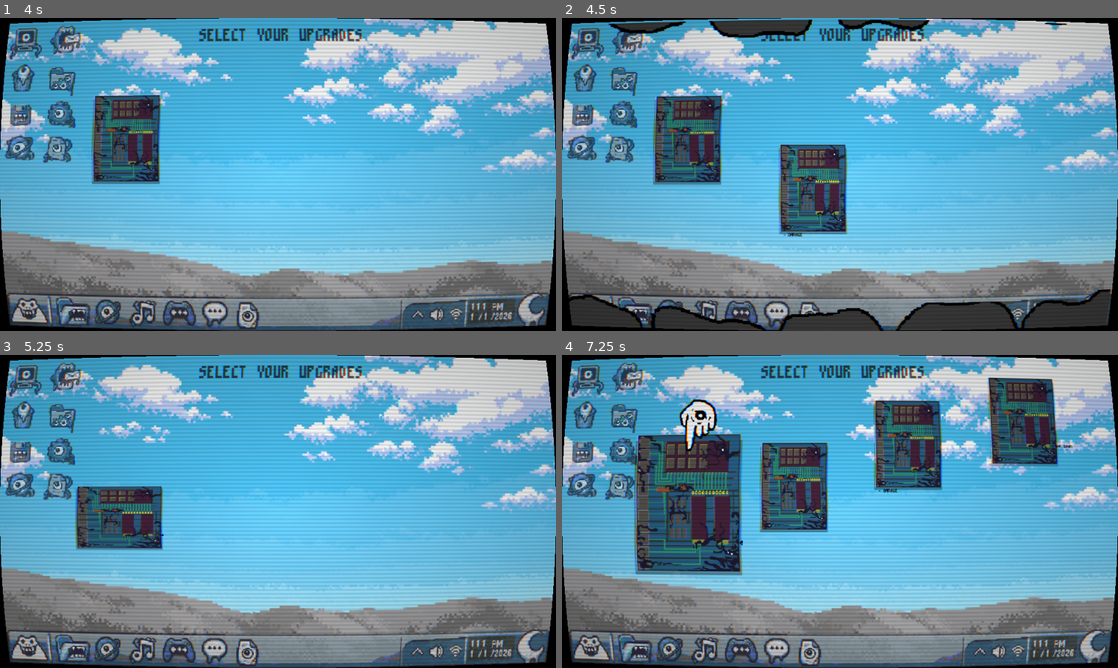
Above: before the commit, frames 1-4 (two rows, left to right).
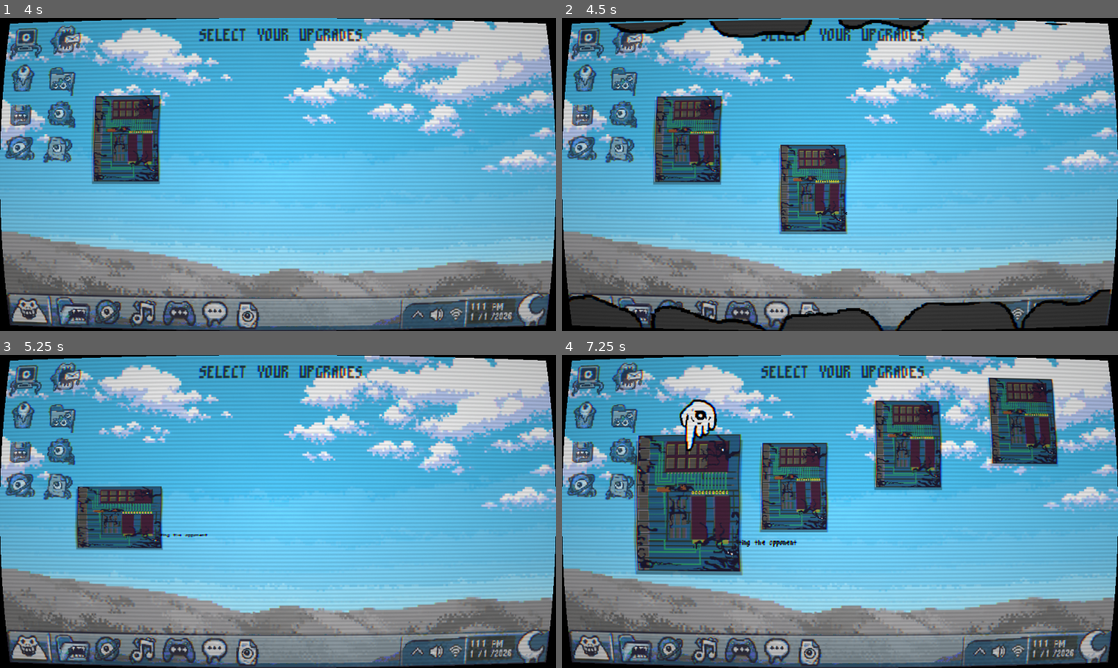
Above: after the commit, the same moments.

Repository: Filkspline/CreatureFeature
Game: Godot game, scene res://scenes/main_menu.tscn
Two runs of this game, one before a commit and one after it. Both use one fixed random seed, a clock stepped at 60 frames per second and the inputs below. The engine's default icon, where the game draws it, is replaced by a stand-in: a white triangle on a blue panel in a dark square. Sound files missing from this copy of the repository are replaced by a short silence.
Inputs (mouse positions are in pixels of both pictures, inside the frame that each line leads up to):
- Up to frame 1 (4 s): click "Play" at 0.5 s; tap A (LeftP1) at 1.25, 2, 2.75 s; move the mouse to (400, 158) at 1.27 s; hold D (MenuTabRight) 1.28-2 s; tap Left (LeftP2) at 1.35 s; click (400, 158) at 1.42 s; drag from (166, 190) to (250, 237) at 2.02 s; move the mouse to (333, 105) at 2.77 s; hold D (MenuTabRight) 2.78-3.5 s; tap 2 at 2.85 s; drag from (250, 237) to (111, 127) at 3.52 s
- Up to frame 2 (4.5 s): move the mouse to (1006, 221) at 4.27 s; hold A (LeftP1) from 4.28 s (still down); tap 1 at 4.35 s
- Up to frame 3 (5.25 s): release A (LeftP1) at 5 s; drag from (111, 464) to (305, 495) at 5.02 s
- Up to frame 4 (7.25 s): move the mouse to (867, 511) at 5.77 s; hold Escape (MenuBack) 5.78-6.5 s; tap Left (LeftP2) at 5.85 s; click (867, 511) at 5.92 s; drag from (756, 433) to (728, 527) at 6.52 s

Frame 1 is identical in both runs. In frame 2, less than 0.1% of the frame differs, in the area x 39-52%, y 62-70%; in frame 3, less than 0.1%; in frame 4, 0.2%, in the area x 31-92%, y 28-62%.

Commit message:
Implemented more effect cards
None of these things have been tested so there are bound to be bugs galore

- Armour plating: Reduces damage by flat amount for the first few hits
- Momentum: Damage increase for a few seconds when hitting an opponent
- Turtle: Heal back a small amount of HP when getting hit while blocking

Diff:
--- /dev/null
+++ b/scripts/card_resource_files/armour_plating.tres
@@ -0,0 +1,13 @@
+[gd_resource type="Resource" script_class="UpgradeData" format=3 uid="uid://c5veiaaxn8d8k"]
+
+[ext_resource type="Script" uid="uid://bd1fwy7c88cpg" path="res://scripts/upgrade_data.gd" id="1_i7oxv"]
+
+[resource]
+script = ExtResource("1_i7oxv")
+name = "Armour Plating"
+description = "Flat damage reducion on the first few hits of a round"
+effect_type = 4
+show_in_pre_fight = false
+stat_name = &"max_health"
+stat_amount = 10.0
+event_card_name = &"armour_plating"
--- /dev/null
+++ b/scripts/card_resource_files/momentum.tres
@@ -0,0 +1,13 @@
+[gd_resource type="Resource" script_class="UpgradeData" format=3 uid="uid://ctpsahmbcxbce"]
+
+[ext_resource type="Script" uid="uid://bd1fwy7c88cpg" path="res://scripts/upgrade_data.gd" id="1_vf16i"]
+
+[resource]
+script = ExtResource("1_vf16i")
+name = "Momentum"
+description = "Small damage boost when hitting the opponent"
+effect_type = 4
+show_in_pre_fight = false
+stat_name = &"max_health"
+stat_amount = 10.0
+event_card_name = &"momentum"
--- /dev/null
+++ b/scripts/card_resource_files/turtle.tres
@@ -0,0 +1,13 @@
+[gd_resource type="Resource" script_class="UpgradeData" format=3 uid="uid://cb4efko11ba8y"]
+
+[ext_resource type="Script" uid="uid://bd1fwy7c88cpg" path="res://scripts/upgrade_data.gd" id="1_vf16i"]
+
+[resource]
+script = ExtResource("1_vf16i")
+name = "Turtle"
+description = "Heals a small amount of health when blocking"
+effect_type = 4
+show_in_pre_fight = false
+stat_name = &"max_health"
+stat_amount = 10.0
+event_card_name = &"turtle"
--- a/scripts/testplayer1.gd
+++ b/scripts/testplayer1.gd
@@ -100,12 +100,24 @@
 @export_subgroup("Underdog")
 @export var underdog_activated : bool = false
 @export var underdog_delta_health : int = 30
-@export var underdog_delta_damage : int = 2
+@export var underdog_delta_damage : float = 2
 @export_subgroup("Adrenaline")
 @export var adrenaline_active : bool = false
 @export var adrenaline_timer_duration : float = 3
 @export var adrenaline_delta_move_speed : float = 100.0
-@export var adrenaline_delta_damage : int = 2
+@export var adrenaline_delta_damage : float = 2
+@export_subgroup("Armour Plating")
+@export var armour_plating_selected : bool = false # Used to signify the playe has acquired the upgrade
+@export var armour_plating_use_count : int = 4
+@export var armour_plating_reduction_value : int = 4 # Percentage modifier
+@export var armour_plating_active : bool = false
+@export_subgroup("Momentum")
+@export var momentum_active : bool = false
+@export var momentum_timer_duration : float = 3
+@export var momentum_delta_damage : float = 2
+@export_subgroup("Turtle")
+@export var turtle_delta_health : int = 2
+
 
 signal landed
 signal hitstun_finished
@@ -473,6 +485,14 @@
 			EventBus.player_health_changed.connect(_effect_underdog)
 		"adrenaline":
 			EventBus.player_hit_landed.connect(_effect_adrenaline)
+		"armour_plating":
+			armour_plating_selected = true
+		"momentum":
+			EventBus.player_hit_landed.connect(_effect_momentum)
+		"turtle":
+			EventBus.player_hit_landed.connect(_effect_turtle)
+		"thorns":
+			pass
 
 
 func _effect_vampire(effect_player_id: int, move_name: String, was_blocked: bool) -> void:
@@ -488,7 +508,7 @@
 
 func _effect_underdog(effect_player_id: int, new_health: float) -> void:
 	if player_id == effect_player_id:
-		if !underdog_activated:
+		if underdog_activated == false:
 			if new_health <= 30:
 				underdog_activated = true
 				var effect_new_health = new_health + underdog_delta_health
@@ -502,14 +522,14 @@
 				_dbg("[color=yellow][UNDERDOG] Damage bonus changed due to effects: %s -> %s" % [damage_dealt_bonus, new_damage_bonus])
 				damage_dealt_bonus = new_damage_bonus
 
-# NOTE: Move speed does get tagged
+
 func _effect_adrenaline(player_id: int, move_name: String, was_blocked: bool) -> void:
 	var effect_reciever_id = GameManager._other_player_id(player_id)
 	var current_move_speed = move_speed
 	var current_damage_boost = damage_dealt_bonus
 	if GameManager._other_player_id(player_id) == effect_reciever_id:
 		if was_blocked == false:
-			if !adrenaline_active:
+			if adrenaline_active == false:
 				adrenaline_active = true
 				move_speed = move_speed + adrenaline_delta_move_speed
 				damage_dealt_bonus = damage_dealt_bonus + adrenaline_delta_damage
@@ -527,6 +547,48 @@
 				walk_forward_speed = move_speed # Should fix speed option
 				walk_backward_speed = move_speed # ^
 				_dbg("[color=yellow][ADRENALINE] Adrenaline timed out")
+
+
+func _effect_armour_plating() -> int: # God I hope this works
+	if armour_plating_use_count > 0:
+		armour_plating_use_count -= 1
+	else:
+		armour_plating_active = false
+
+	return armour_plating_reduction_value
+
+
+func _effect_momentum(effect_player_id: int, move_name: String, was_blocked: bool) -> void:
+	var current_damage_boost = damage_dealt_bonus
+	if player_id == effect_player_id:
+		if was_blocked == false:
+			if momentum_active == false:
+				momentum_active = true
+				damage_dealt_bonus = damage_dealt_bonus + momentum_delta_damage
+
+				_dbg("[color=yellow][MOMENTUM] Damage bonus %s -> %s" % [current_damage_boost, damage_dealt_bonus])
+
+				await get_tree().create_timer(momentum_timer_duration).timeout
+				damage_dealt_bonus = current_damage_boost
+				momentum_active = false
+
+				_dbg("[color=yellow][MOMENTUM] Momentum timed out")
+
+
+func _effect_turtle(player_id: int, move_name: String, was_blocked: bool) -> void:
+	var effect_reciever_id = GameManager._other_player_id(player_id)
+	if GameManager._other_player_id(player_id) == effect_reciever_id:
+		if was_blocked == true:
+			var new_health = current_health + turtle_delta_health
+			_dbg("[color=yellow][TURTLE] Health changed due to effects: %s -> %s" % [current_health, new_health])
+			current_health = new_health
+			if current_health > max_health:
+				current_health = max_health
+			EventBus.player_health_changed.emit(player_id, new_health)
+
+
+func _effect_thorns() -> void:
+	pass
 
 # ──────────────────────────────────────────────────────────────────
 #  Input buffering
@@ -1169,6 +1231,8 @@
 
 
 func _resolve_hit(move_data: MoveData, attacker: Node2D, was_crouching: bool) -> void:
+	if armour_plating_active:
+		damage_reduction = _effect_armour_plating()
 	# Damage order (designer-confirmed): base move damage + attacker's flat
 	# bonus, then subtract this defender's flat reduction, clamped to >= 0
 	# so a hit can be reduced to zero but never heal. The bonus is only read
@@ -1184,6 +1248,8 @@
 	var combo_scale: float = ComboManager.get_combo_damage_scale(player_id)
 	final_damage = final_damage * combo_scale
 
+
+
 	var health_before: float = current_health
 	current_health = max(current_health - final_damage, 0.0)
 	EventBus.player_health_changed.emit(player_id, current_health)
